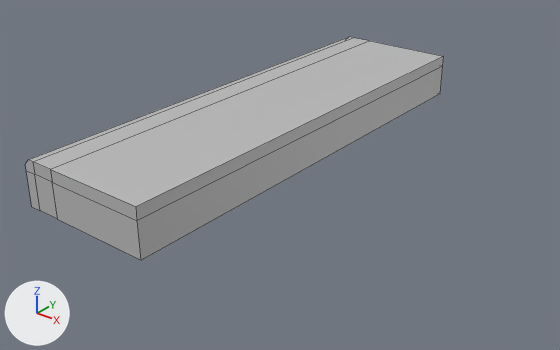
A saved change to the FBX model Neil/gutter.fbx.
Rendered twice from a 50 mm lens placed at (16.65, -18.16, 9.26), pointed at (2.3, -0.23, -1.86). The axes (+X, +Y, +Z) are drawn at lower left. The lights are the same throughout. Mesh edges are drawn as thin lines. Where no turn or scale is listed for an object, it has been applied to the vertices. Vertices at the same position are counted once.
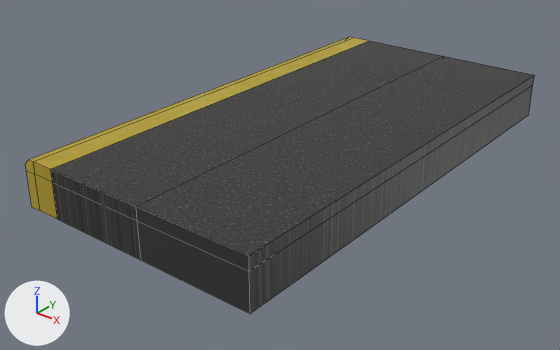
The newer file is also turned or shifted as a whole; pictures and numbers use the older file's frame.

Location of each change, [x1, y1, x2, y2] in pixels of the pictures (560 x 350 px):
'pCube4', reshaped (21% wider, 24% taller): before [25, 37, 444, 260]; after [25, 37, 534, 314]
part 1 of me_mesh, built on: before [136, 56, 444, 260]; after [136, 56, 534, 314]
part 2 of me_mesh, recoloured: [25, 37, 443, 260] in both

Patch to the scene script:
```diff
--- a/Neil/gutter.fbx.py
+++ b/Neil/gutter.fbx.py
@@ img_gutter_png @@
+img_gutter_png = load_image('gutter.png', 'gutter.png', 800, 800, 'sRGB')
@@ mat_lambert3 @@
+mat_lambert3 = principled_material('lambert3')
+mat_lambert3.texture = img_gutter_png
@@ me_mesh @@
 # used by ob_pcube4; location = (8.9, -0.56, -0.63)
 # verts and faces of me_mesh; kept vertices keep their numbers, new ones are numbered from 26
 # before: 20 (-5.7, 9.5, -0.8) at pixel (440, 93), 21 (-5.7, -6.5, -0.8) at pixel (141, 260), 22 (-5.7, 9.5, 0.4) at pixel (442, 66), 23 (-5.7, -6.5, 0.4) at pixel (137, 220), 24 (-5.7, 9.5, 0.8) at pixel (443, 56)
 # before: 25 (-5.7, -6.5, 0.8) at pixel (136, 206)
-me_mesh.from_pydata(...)  # 26 vertices, 20 faces; spans x -10.3..-5.7, y -6.5..9.5, z -0.8..0.8
+me_mesh.from_pydata(...)  # 34 vertices, 28 faces; spans x -10.3..-2.0, y -6.5..9.5, z -0.8..0.8
+# me_mesh part 1
+delete_faces([(20, 22, 23, 21), (22, 24, 25, 23)])
+for new, old in zip([*range(26, 34)], [20, 21, 22, 22, 23, 23, 24, 25]): verts[new] = verts[old] + (3.7, 0.0, 0.0)
+faces += [(26, 28, 30, 27), (29, 32, 33, 31), (20, 26, 27, 21), (20, 22, 28, 26), (22, 23, 30, 28), (21, 27, 30, 23)]
+faces += [(22, 29, 31, 23), (22, 24, 32, 29), (24, 25, 33, 32), (23, 31, 33, 25)]
+# me_mesh part 2: 18 faces spanning x -10.3..-5.7, y -6.5..9.5, z -0.8..0.8 switch from mat_lambert1 (grey #bcbcbc) to mat_lambert3 (picture img_gutter_png)
```
